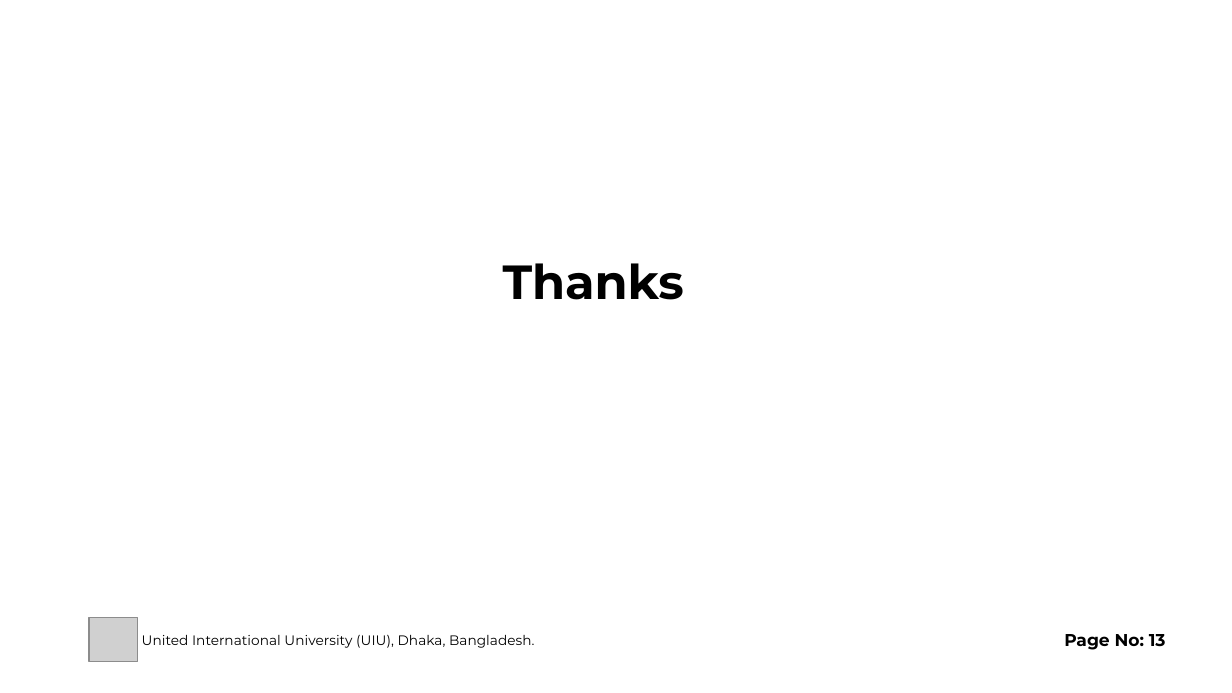
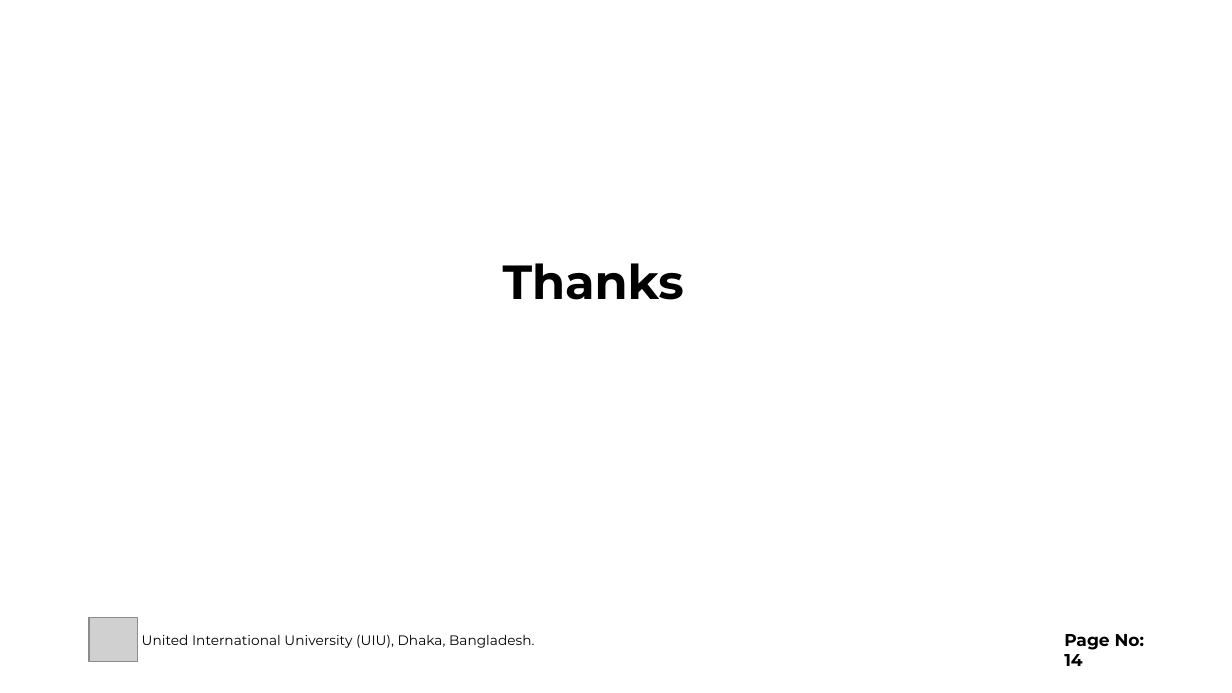
Before and after one commit to SifatNiloy/backups, a slide deck: slide 14 of Reacherch Paper Review.pptx (slide 13 before the commit). Drawn at 1232x693 pixels with LibreOffice and Linux fonts; fonts in the diff are those of the drawing; grey boxes stand for pictures. Boxes give left, top, right and bottom in pixels: in the first picture for what was removed or moved away, otherwise in the second. Text is boxed around its words. In the diff, an @@ line names an element or a change of style, - is before the commit and + after.

```diff
--- a/Reacherch Paper Review.pptx
+++ b/Reacherch Paper Review.pptx
@@ text at (1064, 634, 1144, 666): text changed @@
-Page No: 13
+Page No: 14
```
Also in this commit, not shown: 10 other slides changed, 3 slides added, 2 slides removed.
